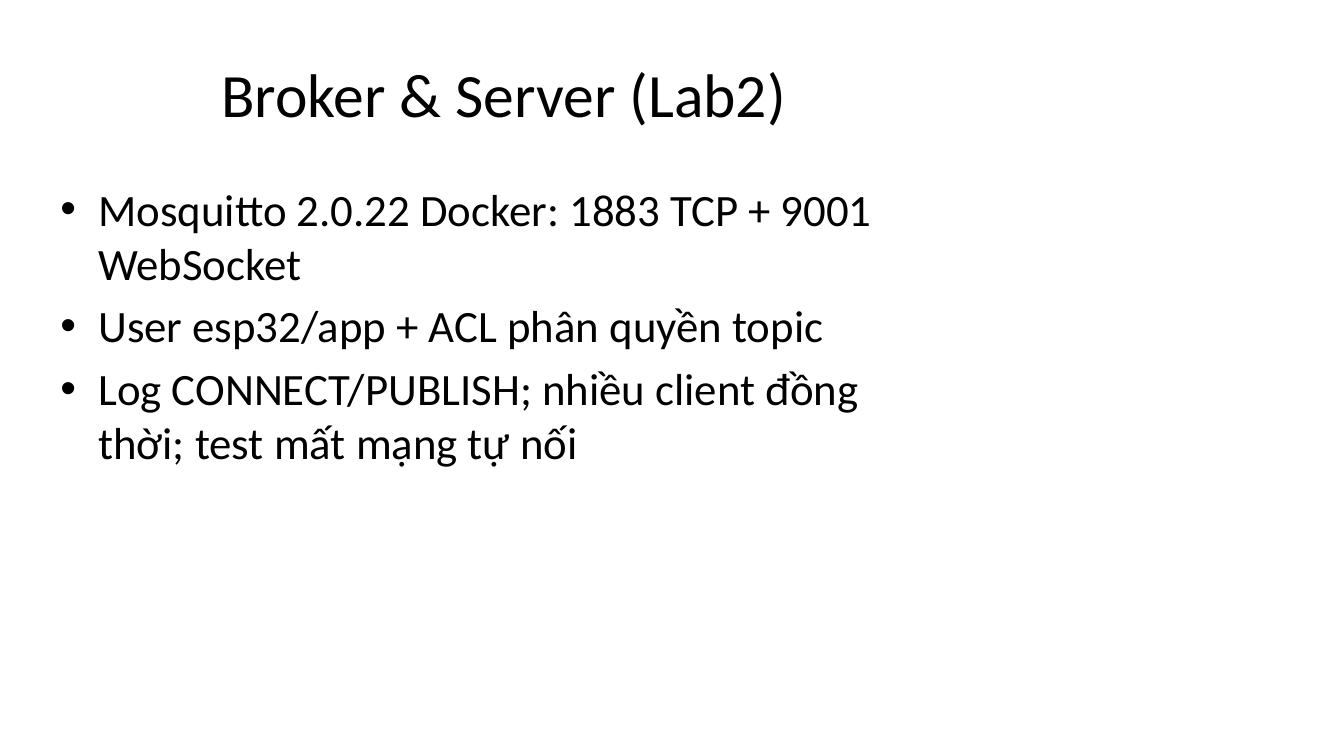
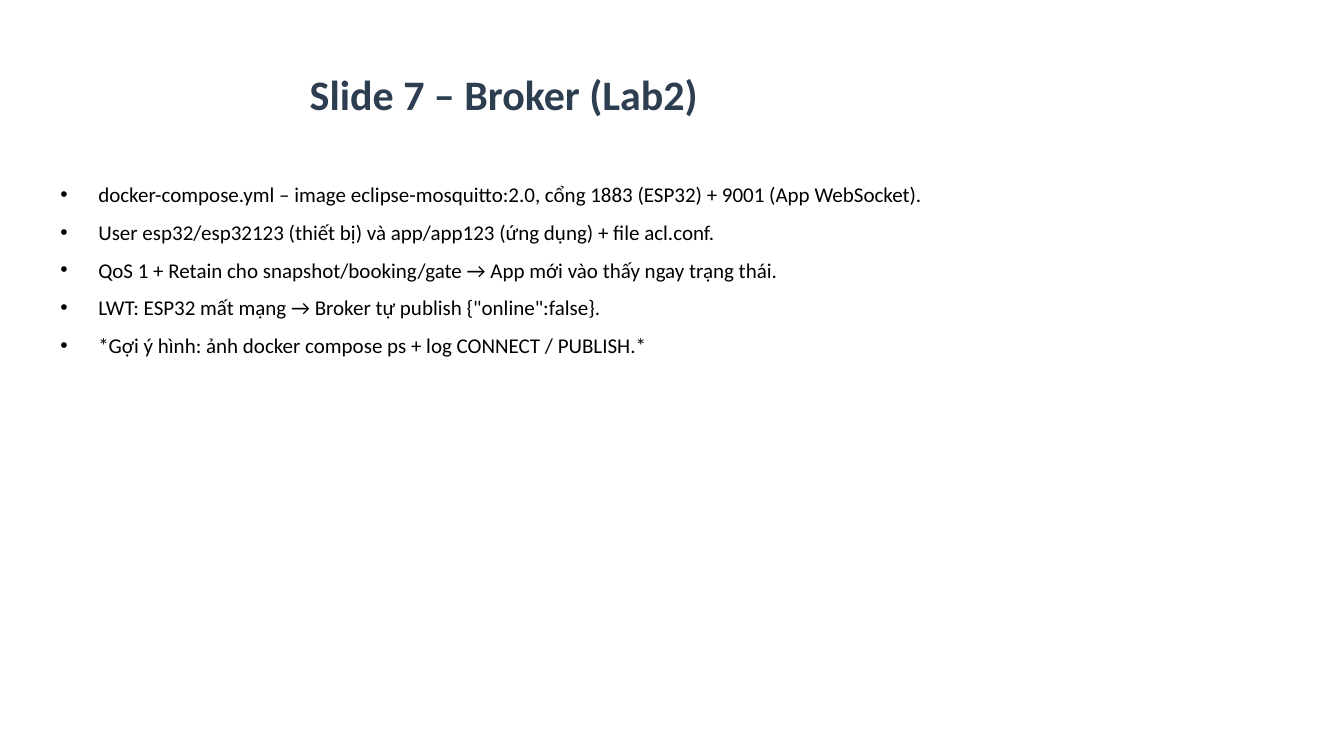
Before and after one commit to Phong220205/smart-parking-ltdd2, a slide deck: slide 8 of docs/Slide_ThuyetTrinh.pptx (slide 6 before the commit). Drawn at 1344x756 pixels with LibreOffice and Linux fonts; fonts in the diff are those of the drawing. Boxes give left, top, right and bottom in pixels: in the first picture for what was removed or moved away, otherwise in the second. Text is boxed around its words. In the diff, an @@ line names an element or a change of style, - is before the commit and + after.

```diff
--- a/docs/Slide_ThuyetTrinh.pptx
+++ b/docs/Slide_ThuyetTrinh.pptx
@@ title at box(310, 79, 697, 116): text changed; size 44 to 30 pt; text colour #000000 to #2C3E50; bold on @@
-Broker & Server (Lab2)
+Slide 7 – Broker (Lab2)
@@ text at box(98, 185, 922, 357): text changed; size 32 to 15 pt @@
-• Mosquitto 2.0.22 Docker: 1883 TCP + 9001 WebSocket
-• User esp32/app + ACL phân quyền topic
-• Log CONNECT/PUBLISH; nhiều client đồng thời; test mất mạng tự nối
+• docker-compose.yml – image eclipse-mosquitto:2.0, cổng 1883 (ESP32) + 9001 (App WebSocket).
+• User esp32/esp32123 (thiết bị) và app/app123 (ứng dụng) + file acl.conf.
+• QoS 1 + Retain cho snapshot/booking/gate → App mới vào thấy ngay trạng thái.
+• LWT: ESP32 mất mạng → Broker tự publish {"online":false}.
+• *Gợi ý hình: ảnh docker compose ps + log CONNECT / PUBLISH.*
```
Also in this commit, not shown: 3 other slides changed, 9 slides added, 5 slides removed, 6 other files.
